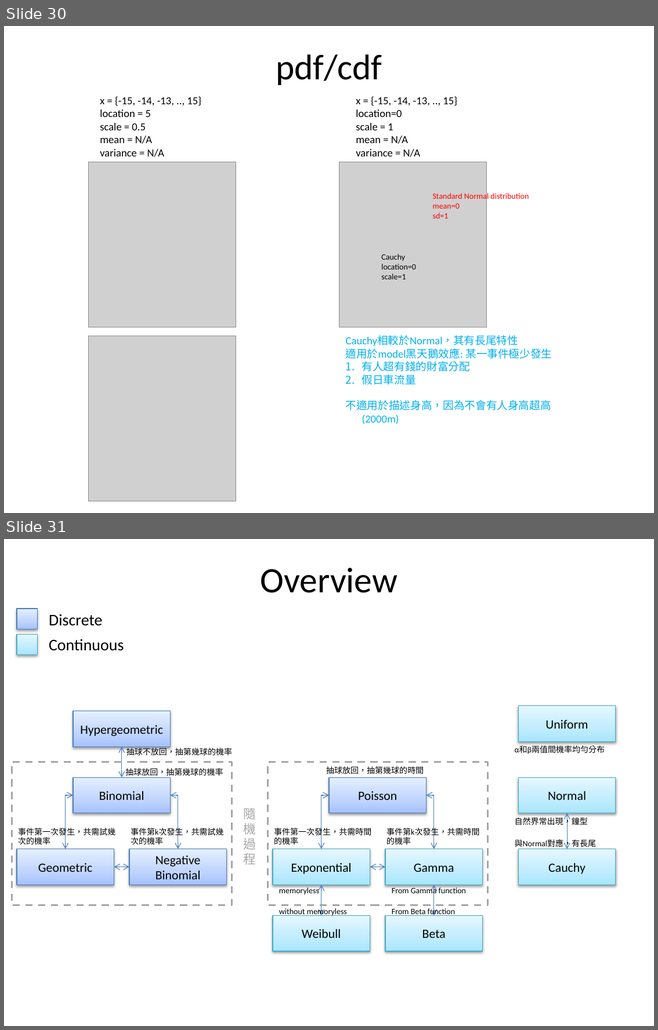
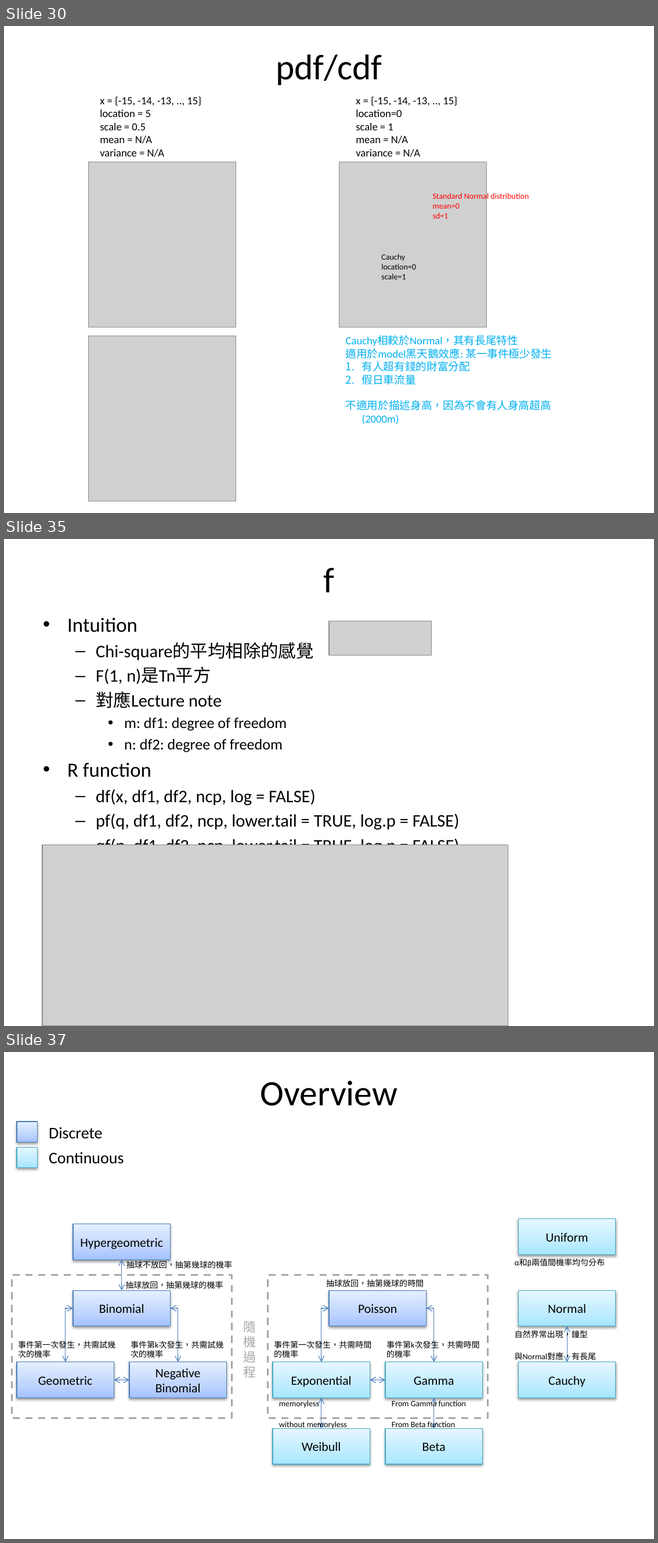
Before and after one commit to fuchingy/data_science, a slide deck: probability/doc/random_variable_distribution.pptx. Shown one above the other, each under a label of ours: slides 30 and 31 before the commit, slides 30, 35 and 37 after it; the slides between them are not shown. The pictures are 658x1030 and 658x1543 pixels, drawn with LibreOffice and Linux fonts; fonts in the diff are those of the drawing; grey boxes stand for pictures. Boxes give left, top, right and bottom in pixels: in the first picture for what was removed or moved away, otherwise in the second. Text is boxed around its words. In the diff, an @@ line names an element or a change of style, - is before the commit and + after.

```diff
--- a/probability/doc/random_variable_distribution.pptx
+++ b/probability/doc/random_variable_distribution.pptx
@@ slide 35 added at <box>4,539,654,1026</box>, background #FFFFFF @@
@@ title added at <box>324,567,335,592</box>, 39.6 pt, text #000000 @@
+f
@@ text added at <box>67,618,459,845</box>, 19.6 pt, text #000000 @@
+• Intuition
+  – Chi-square的平均相除的感覺
+  – F(1, n)是Tn平方
+  – 對應Lecture note
+    • m: df1: degree of freedom
+    • n: df2: degree of freedom
+• R function
+  – df(x, df1, df2, ncp, log = FALSE)
+  – pf(q, df1, df2, ncp, lower.tail = TRUE, log.p = FALSE)
+  – qf(p, df1, df2, ncp, lower.tail = TRUE, log.p = FALSE)
+  – rf(n, df1, df2, ncp)
@@ picture added at <box>329,621,431,655</box> @@
@@ picture added at <box>42,845,508,1026</box> @@
@@ what was slide 31 is now slide 37 @@
```
Also in this commit, not shown: 2 slides changed, 6 other slides added.
